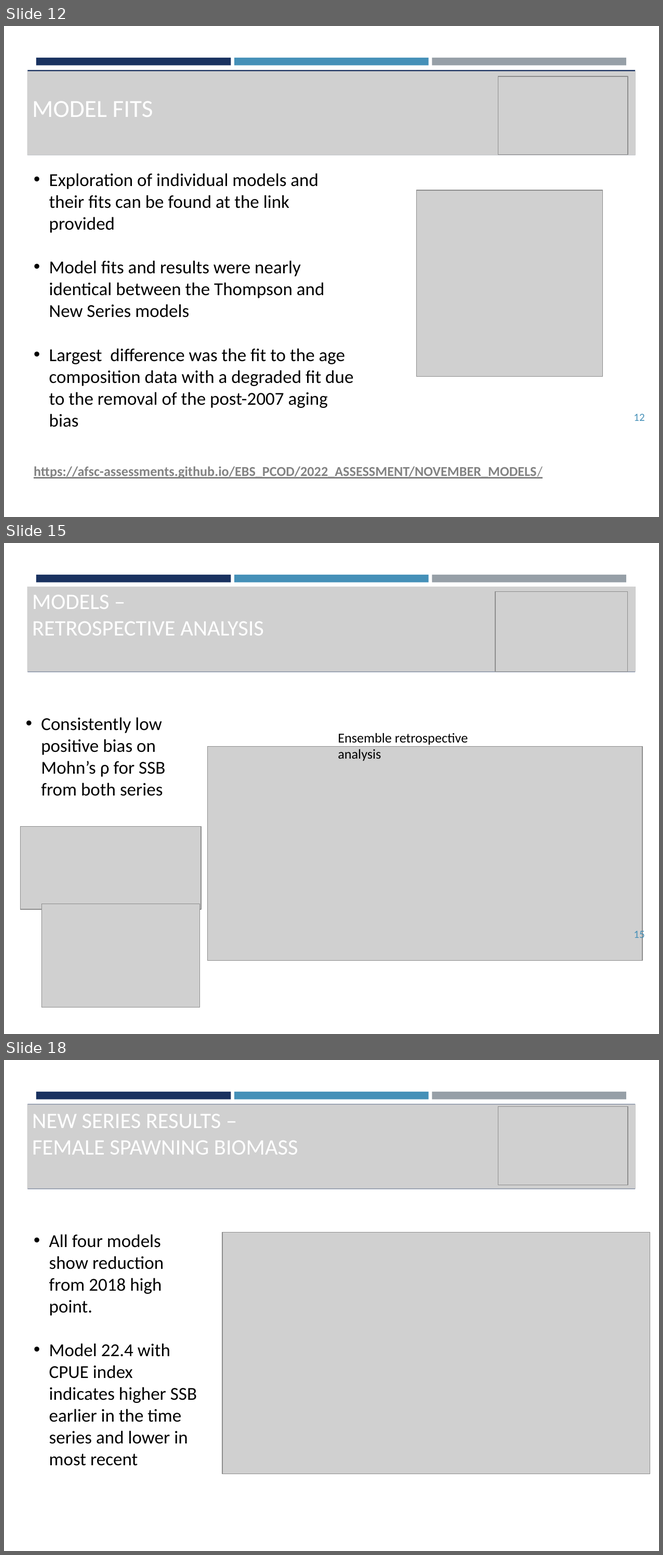
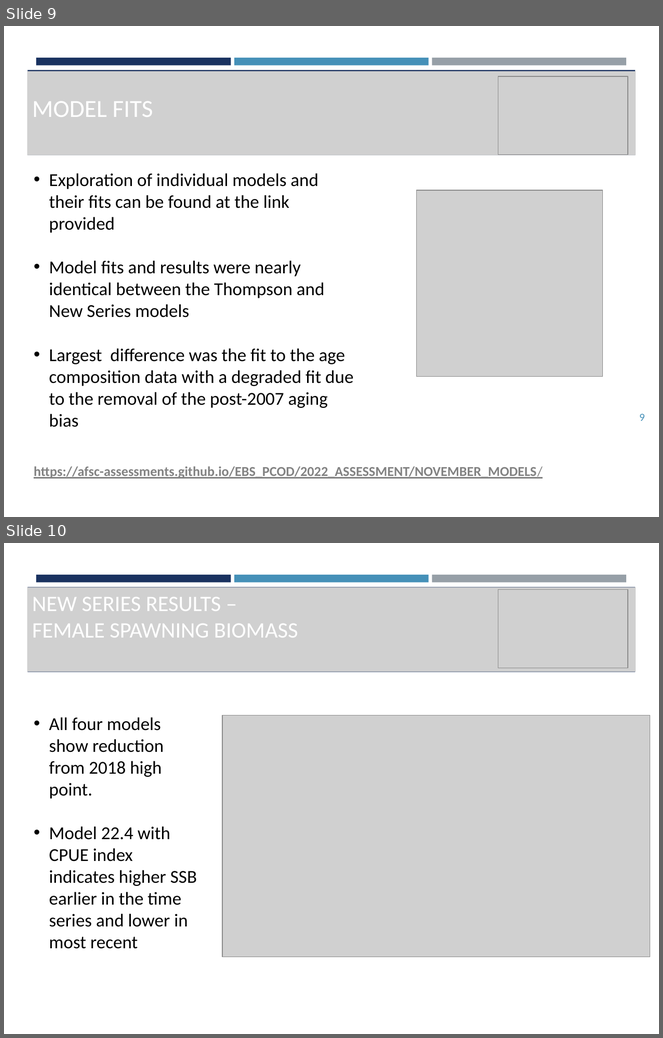
Before and after one commit to afsc-assessments/EBS_PCOD, a slide deck: 2022_ASSESSMENT/NOVEMBER_MODELS/BS_PCOD_SSC_Presentation_2022.pptx. Shown one above the other, each under a label of ours: slides 12, 15 and 18 before the commit, slides 9 and 10 after it; the slides between them are not shown. The pictures are 663x1555 and 663x1038 pixels, drawn with LibreOffice and Linux fonts; fonts in the diff are those of the drawing; grey boxes stand for pictures. Boxes give left, top, right and bottom in pixels: in the first picture for what was removed or moved away, otherwise in the second. Text is boxed around its words. In the diff, an @@ line names an element or a change of style, - is before the commit and + after.

```diff
--- a/2022_ASSESSMENT/NOVEMBER_MODELS/BS_PCOD_SSC_Presentation_2022.pptx
+++ b/2022_ASSESSMENT/NOVEMBER_MODELS/BS_PCOD_SSC_Presentation_2022.pptx
@@ slide 15 removed at (4, 543, 659, 1034), background #FFFFFF; not listed: 4 template elements that a slide beside it also shows @@
@@ picture removed at (27, 587, 636, 672) @@
@@ title removed at (32, 595, 264, 636) @@
-MODELS –
-RETROSPECTIVE ANALYSIS
@@ picture removed at (495, 591, 628, 671) @@
@@ text removed at (41, 717, 165, 796) @@
-• Consistently low positive bias on Mohn’s ρ for SSB from both series
@@ text removed at (338, 733, 468, 761) @@
-Ensemble retrospective analysis
@@ picture removed at (208, 747, 643, 961) @@
@@ picture removed at (21, 827, 201, 910) @@
@@ picture removed at (42, 904, 200, 1007) @@
@@ page number removed at (634, 929, 645, 942) @@
-15
@@ what was slide 12 is now slide 9 @@
@@ page number at (639, 414, 645, 421): text changed @@
-12
+9
@@ what was slide 18 is now slide 10 @@
```
Also in this commit, not shown: 1 slide changed, 5 slides added, 7 other slides removed, 50 other files.
